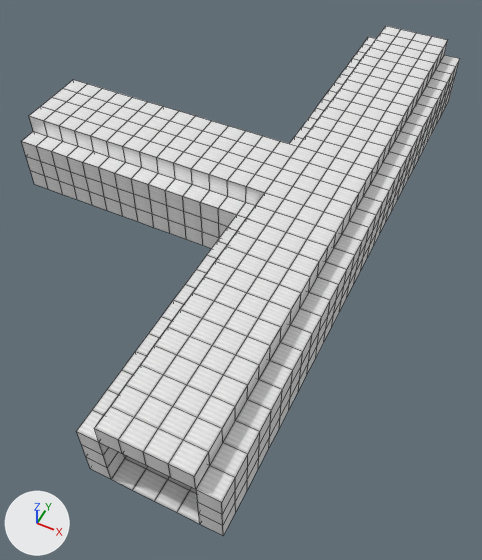
The Blender file envs/branching-pathways-right-angle.blend, before and after one commit.
One viewpoint serves both versions: a 50 mm camera at (7.8, -24.2, 26.9) aimed at (-2.8, -2.9, 0.2). The axes (+X, +Y, +Z) are drawn at lower left. The lights are the same throughout. Mesh edges are drawn as thin lines.

Objects in the first picture: 'Block_of_Iron'.
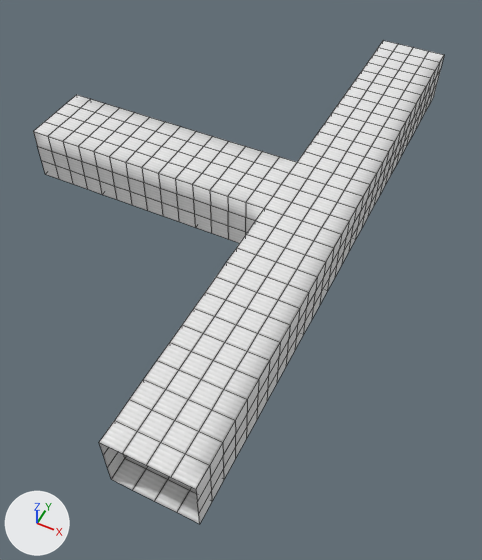
Edits to the scene script, one JSON object a line:
```json
{"block": "me_block_of_iron", "where": "# used by ob_block_of_iron; location = (0.0, 0.0, 0.0); rotation_euler = (1.571, 0.0, 0.0), in degrees (90, 0, 0)"}
{"op": "remove", "block": "me_block_of_iron", "code": "me_block_of_iron.from_pydata(...)  # 1235 vertices, 1272 faces; spans x -16.0..3.0, y 2.0..6.0, z -16.0..16.0"}
{"op": "add", "block": "me_block_of_iron", "code": "me_block_of_iron.from_pydata(...)  # 652 vertices, 632 faces; spans x -16.0..2.0, y 2.0..5.0, z -16.0..16.0"}
{"block": "me_block_of_iron", "change": "me_block_of_iron part 1: 583 vertices removed from x -16.0..3.0, y 2.0..6.0, z -16.0..16.0"}
```

Pixel boxes (x1, y1, x2, y2) of what changed, in the pictures (482 x 560 px):
```json
{"object": "Block_of_Iron", "change": "reshaped", "before": [22, 26, 460, 536], "after": [33, 40, 444, 524], "on screen": "6% narrower"}
{"part": 1, "of": "me_block_of_iron", "change": "deleted", "before": [22, 26, 460, 536]}
```
